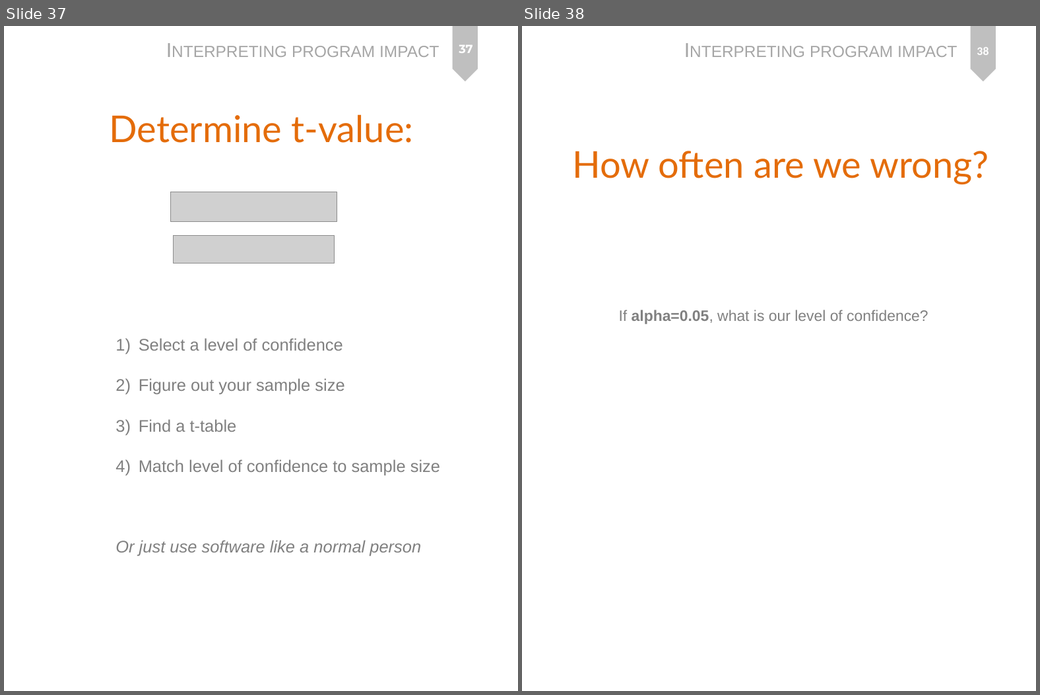
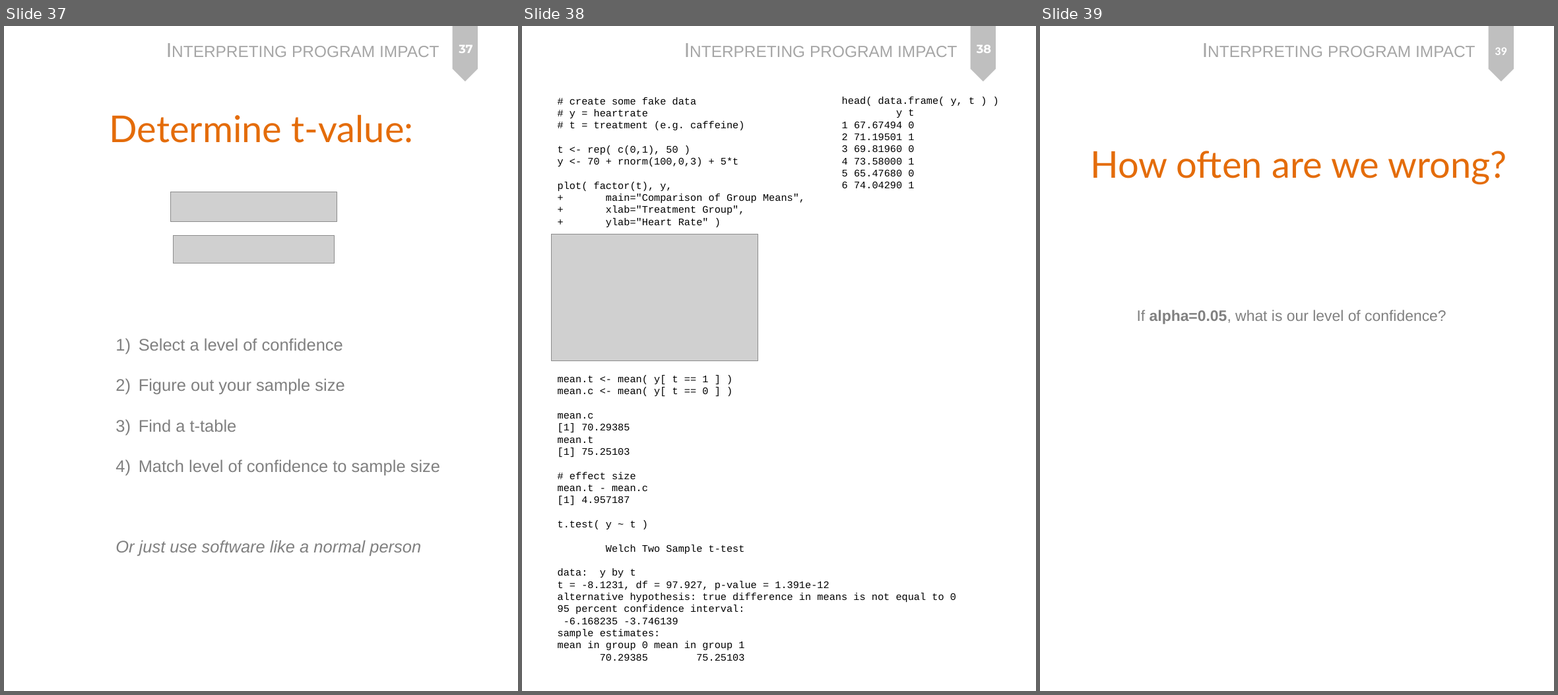
Before and after one commit to DS4PS/cpp-523-spr-2021, a slide deck: lectures/p-05-program-impact.pptx. Shown side by side, each under a label of ours: slides 37 and 38 before the commit, slides 37, 38 and 39 after it. The pictures are 1040x695 and 1558x695 pixels, drawn with LibreOffice and Linux fonts; fonts in the diff are those of the drawing; grey boxes stand for pictures. Boxes give left, top, right and bottom in pixels: in the first picture for what was removed or moved away, otherwise in the second. Text is boxed around its words. In the diff, an @@ line names an element or a change of style, - is before the commit and + after.

Commit message:
update lecture 5

```diff
--- a/lectures/p-05-program-impact.pptx
+++ b/lectures/p-05-program-impact.pptx
@@ slide 38 added at (522,26,1036,691), background #FFFFFF; not listed: 2 template elements that a slide beside it also shows @@
@@ page number added at (977,44,991,53), 14 pt, text #FFFFFF, bold @@
+38
@@ text added at (558,97,956,661), 12 pt, text #000000 @@
+# create some fake data
+# y = heartrate
+# t = treatment (e.g. caffeine)
+t <- rep( c(0,1), 50 )
+y <- 70 + rnorm(100,0,3) + 5*t
+plot( factor(t), y,
++ main="Comparison of Group Means",
++ xlab="Treatment Group",
++ ylab="Heart Rate" )
+mean.t <- mean( y[ t == 1 ] )
+mean.c <- mean( y[ t == 0 ] )
+mean.c
+[1] 70.29385
+mean.t
+[1] 75.25103
+# effect size
+mean.t - mean.c
+[1] 4.957187
+t.test( y ~ t )
+Welch Two Sample t-test
+data: y by t
+t = -8.1231, df = 97.927, p-value = 1.391e-12
+alternative hypothesis: true difference in means is not equal to 0
+95 percent confidence interval:
+-6.168235 -3.746139
+sample estimates:
+mean in group 0 mean in group 1
+70.29385 75.25103
@@ text added at (842,97,975,188), 12 pt, text #000000 @@
+head( data.frame( y, t ) )
+y t
+1 67.67494 0
+2 71.19501 1
+3 69.81960 0
+4 73.58000 1
+5 65.47680 0
+6 74.04290 1
@@ picture added at (552,235,758,362) @@
@@ what was slide 38 is now slide 39 @@
@@ page number at (1495,47,1507,55): text changed @@
-38
+39
```
Also in this commit, not shown: 1 other file.
